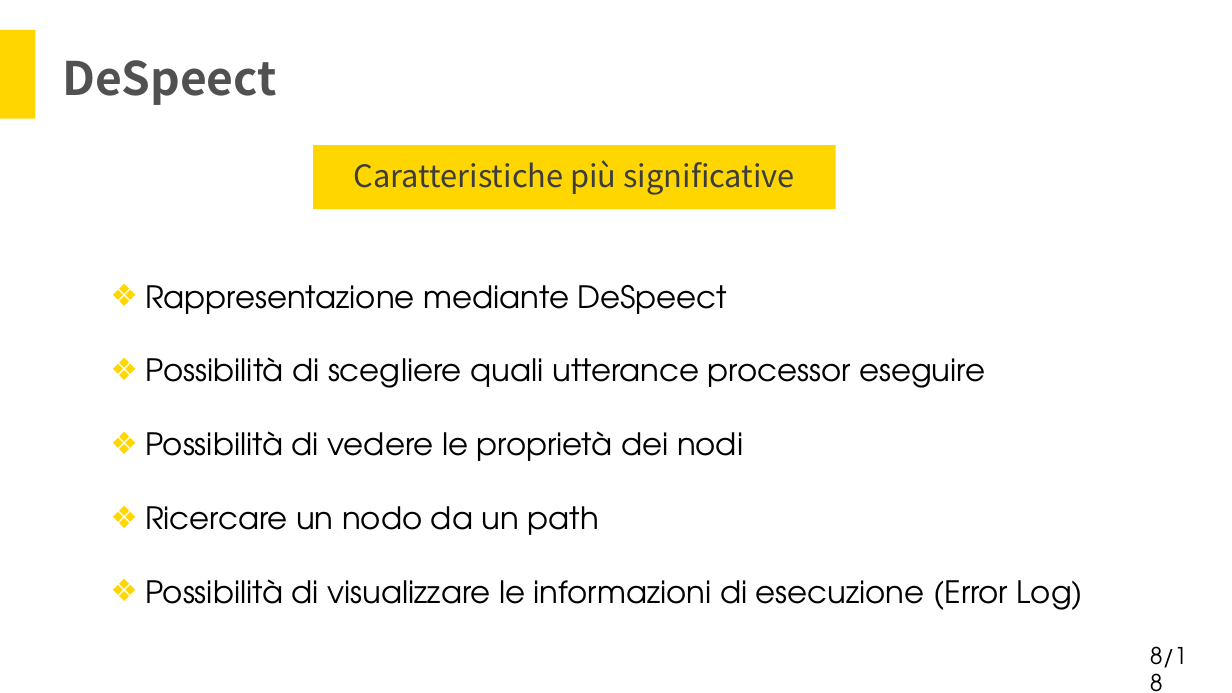
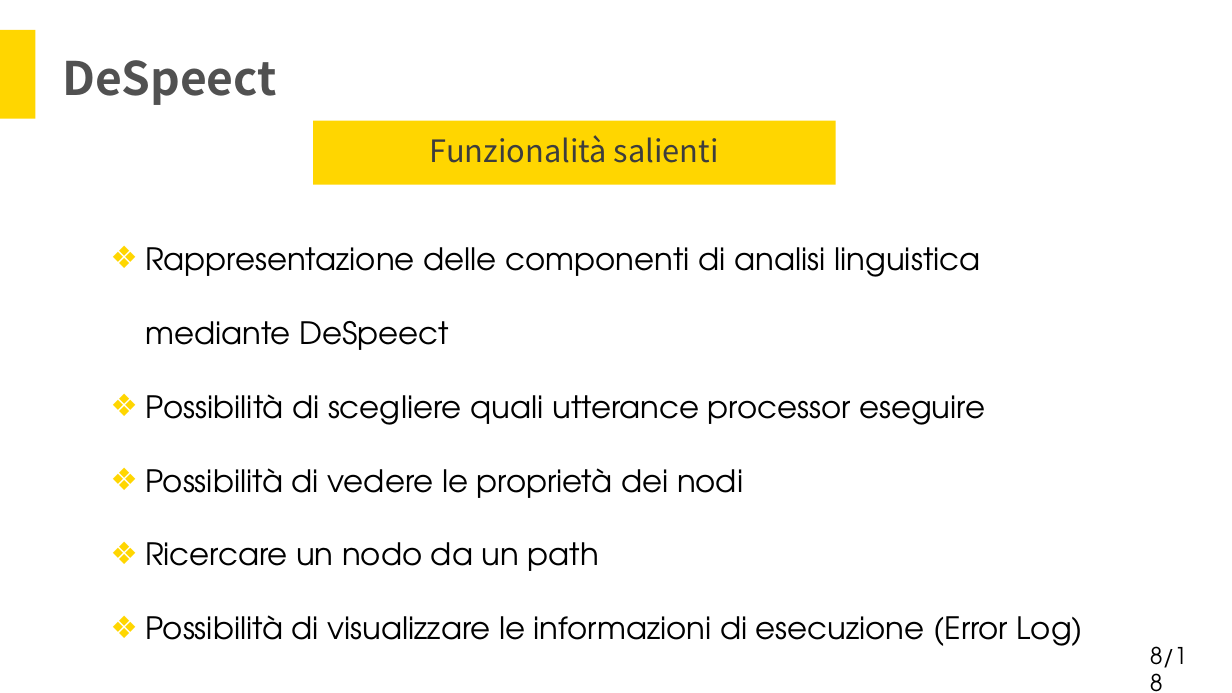
Before and after one commit to Italiaracerx/progettoSWE, a slide deck: slide 8 of Presentazioni/Presentazioni RA/Presentazione RA.pptx. Drawn at 1232x693 pixels with LibreOffice and Linux fonts; fonts in the diff are those of the drawing. Boxes give left, top, right and bottom in pixels: in the first picture for what was removed or moved away, otherwise in the second. Text is boxed around its words. In the diff, an @@ line names an element or a change of style, - is before the commit and + after.

```diff
--- a/Presentazioni/Presentazioni RA/Presentazione RA.pptx
+++ b/Presentazioni/Presentazioni RA/Presentazione RA.pptx
@@ pentagon arrow: place and size @@
-pentagon arrow at (313,145,836,209)
+pentagon arrow at (313,121,836,185)
@@ text at (430,135,719,163): text changed @@
-Caratteristiche più significative
+Funzionalità salienti
@@ text "Rappresentazione delle componenti di analisi ...": place and size @@
-text "Rappresentazione delle componenti di analisi ..." at (145,285,1083,610)
+text "Rappresentazione delle componenti di analisi ..." at (145,247,1083,646)
@@ text at (145,247,981,350): text changed @@
-❖ Rappresentazione mediante DeSpeect
+❖ Rappresentazione delle componenti di analisi linguistica mediante DeSpeect
```
Also in this commit, not shown: 6 other slides changed, 1 slide added, 1 slide removed.
